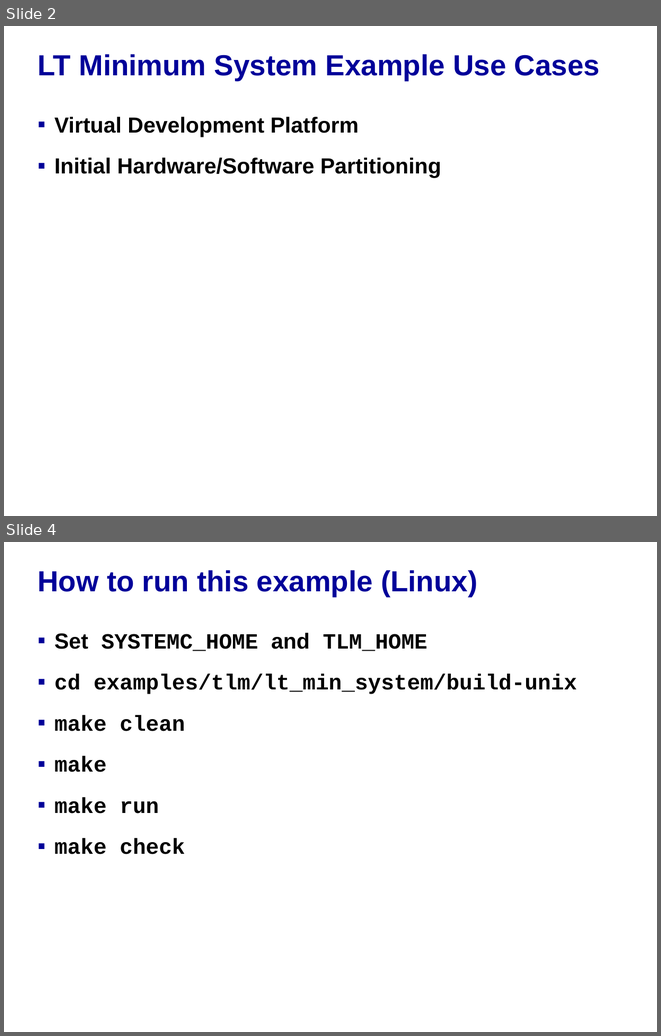
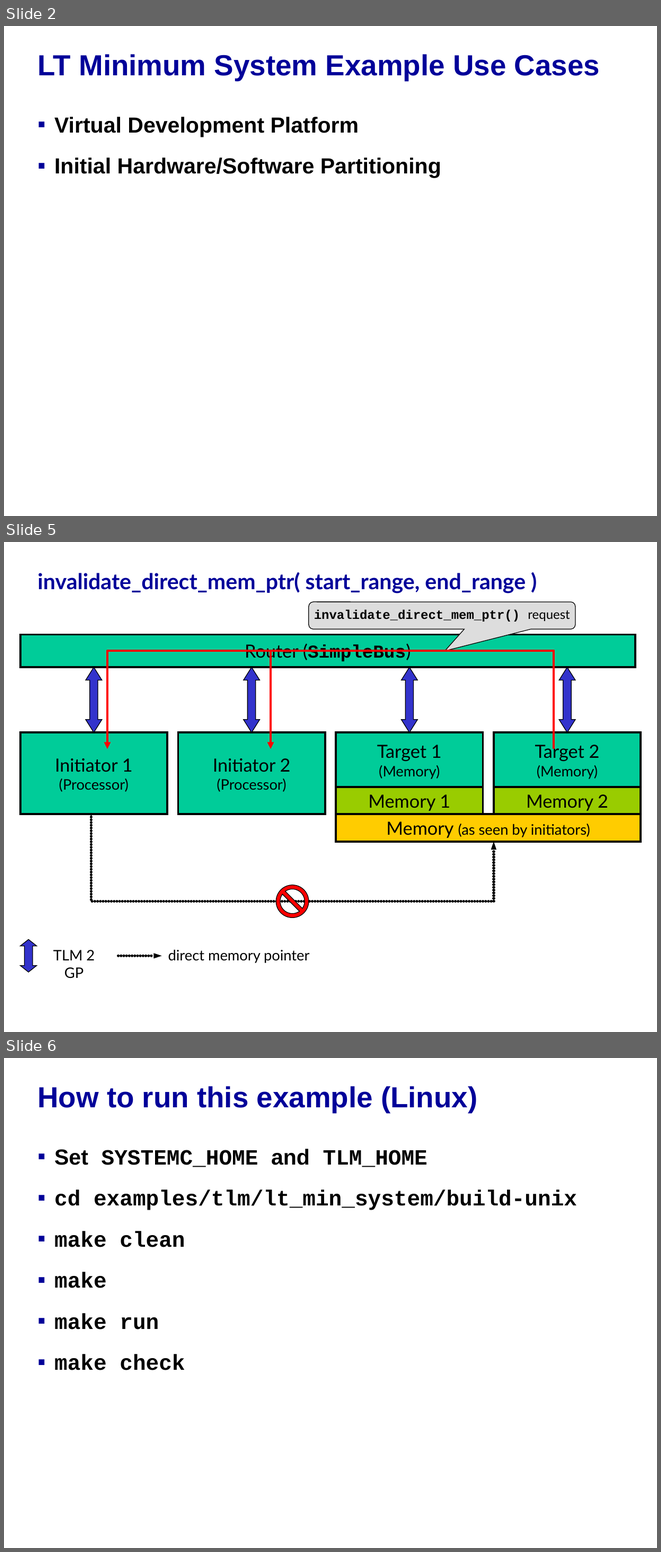
Before and after one commit to accellera-official/systemc, a slide deck: examples/tlm/lt_direct_memory_interface/docs/lt_temporal_decoupling.ppt. Shown one above the other, each under a label of ours: slides 2 and 4 before the commit, slides 2, 5 and 6 after it; the slides between them are not shown. The pictures are 661x1036 and 661x1552 pixels, drawn with LibreOffice and Linux fonts; fonts in the diff are those of the drawing; background and template pictures are left out. Boxes give left, top, right and bottom in pixels: in the first picture for what was removed or moved away, otherwise in the second. Text is boxed around its words. In the diff, an @@ line names an element or a change of style, - is before the commit and + after.

Commit message:
- updated lt_direct_memory_interface example PowerPoint

```diff
--- a/examples/tlm/lt_direct_memory_interface/docs/lt_temporal_decoupling.ppt
+++ b/examples/tlm/lt_direct_memory_interface/docs/lt_temporal_decoupling.ppt
@@ slide 5 added at bbox=[4, 542, 657, 1032], background picture (left out) @@
@@ title added at bbox=[37, 572, 526, 593], 24 pt, text #000099, bold @@
+invalidate_direct_mem_ptr( start_range, end_range )
@@ rounded speech box added at bbox=[309, 602, 575, 629], fill #DDDDDD, outline #000000 0.74 pt, 14 pt, text #000000, bold @@
+invalidate_direct_mem_ptr() request
@@ rectangle added at bbox=[20, 635, 635, 668], fill #00CC99, outline #000000 2.24 pt, 20 pt, text #000000, bold @@
+Router (SimpleBus)
@@ freeform shape added at bbox=[107, 651, 553, 749], outline #FF0000 2.49 pt @@
@@ freeform shape added at bbox=[271, 651, 553, 749], outline #FF0000 2.49 pt @@
@@ up down arrow added at bbox=[86, 668, 102, 733], fill #3333CC, outline #000000 0.74 pt @@
@@ up down arrow added at bbox=[244, 668, 260, 733], fill #3333CC, outline #000000 0.74 pt @@
@@ up down arrow added at bbox=[401, 668, 417, 733], fill #3333CC, outline #000000 0.74 pt @@
@@ up down arrow added at bbox=[559, 668, 575, 733], fill #3333CC, outline #000000 0.74 pt @@
@@ rectangle added at bbox=[20, 733, 167, 814], fill #00CC99, outline #000000 2.24 pt, 16 pt, text #000000 @@
+Initiator 1
+(Processor)
@@ rectangle added at bbox=[178, 733, 325, 814], fill #00CC99, outline #000000 2.24 pt, 16 pt, text #000000 @@
+Initiator 2
+(Processor)
@@ rectangle added at bbox=[336, 733, 483, 787], fill #00CC99, outline #000000 2.24 pt, 16 pt, text #000000 @@
+Target 1
+(Memory)
@@ rectangle added at bbox=[494, 733, 641, 787], fill #00CC99, outline #000000 2.24 pt, 16 pt, text #000000 @@
+Target 2
+(Memory)
@@ rectangle added at bbox=[336, 787, 483, 814], fill #99CC00, outline #000000 2.24 pt, 20 pt, text #000000 @@
+Memory 1
@@ rectangle added at bbox=[494, 787, 641, 814], fill #99CC00, outline #000000 2.24 pt, 20 pt, text #000000 @@
+Memory 2
@@ freeform shape added at bbox=[91, 814, 494, 901], outline #000000 3 pt @@
@@ rectangle added at bbox=[336, 814, 641, 841], fill #FFCC00, outline #000000 2.24 pt, 16 pt, text #000000 @@
+Memory (as seen by initiators)
@@ no-entry sign added at bbox=[276, 885, 309, 917], fill #FF0000, outline #000000 0.74 pt @@
@@ up down arrow added at bbox=[20, 939, 37, 972], fill #3333CC, outline #000000 0.74 pt @@
@@ text added at bbox=[53, 950, 95, 978], 16 pt, text #000000 @@
+TLM 2 GP
@@ text added at bbox=[168, 950, 309, 963], 16 pt, text #000000 @@
+direct memory pointer
@@ arrow added from (118, 955) to (162, 955), #000000 3 pt @@
@@ what was slide 4 is now slide 6 @@
```
Also in this commit, not shown: 3 slides changed, 2 other slides added.
